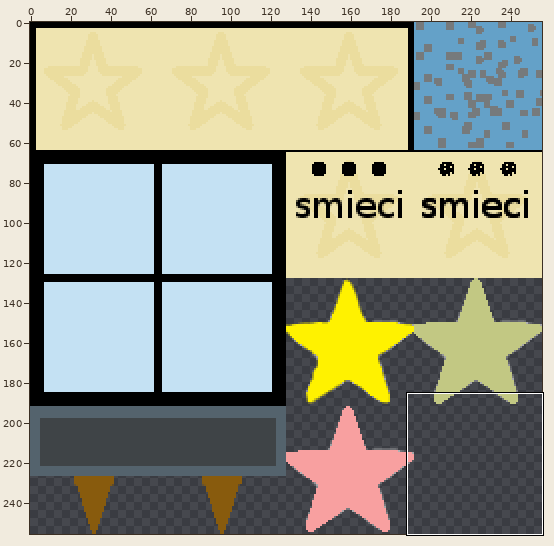
Two states of a sprite sheet, deploy/assets/tileset.png. Above, an overview of the earlier version with the close-up marked.
Close-up. Before:
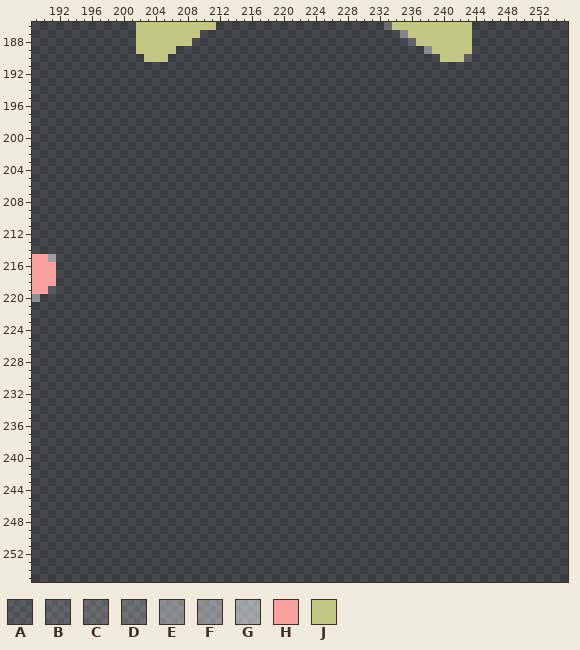
The file is 256x256 pixels. Pixels under 10% opacity are left out. Colours within 5 levels of each other are drawn and written as one. Shown: x 189..255, y 186..255.
Palette (. is transparent): A #ffffff1c  B #ffffff26  C #ffffff2f  D #ffffff36  E #ffffff5f  F #ffffff65  G #ffffff81  H #f8a0a0  J #c2c883
Pixels before (only the part around the change), first column x 189:
186 .............JJJJJJJJJJ.....................CJJJJJJJJJJ............
187 .............JJJJJJJJ.........................EJJJJJJJJ............
188 .............JJJJJJJ...........................DJJJJJJJ............
189 .............JJJJJ...............................EJJJJJ............
190 ..............JJJ..................................JJJA............
191 ...................................................................
192 ...................................................................
193 ...................................................................
194 ...................................................................
195 ...................................................................
196 ...................................................................
197 ...................................................................
198 ...................................................................
199 ...................................................................
200 ...................................................................
201 ...................................................................
202 ...................................................................
203 ...................................................................
204 ...................................................................
205 ...................................................................
206 ...................................................................
207 ...................................................................
208 ...................................................................
209 ...................................................................
210 ...................................................................
211 ...................................................................
212 ...................................................................
213 ...................................................................
214 ...................................................................
215 HHG................................................................
216 HHH................................................................
217 HHH................................................................
218 HHH................................................................
219 HHB................................................................
220 F..................................................................
221 ...................................................................
222 ...................................................................
223 ...................................................................
224 ...................................................................
225 ...................................................................
226 ...................................................................
227 ...................................................................
228 ...................................................................
229 ...................................................................
230 ...................................................................
231 ...................................................................
232 ...................................................................
233 ...................................................................
234 ...................................................................
235 ...................................................................
236 ...................................................................
237 ...................................................................
238 ...................................................................
239 ...................................................................
240 ...................................................................
241 ...................................................................
242 ...................................................................
243 ...................................................................
244 ...................................................................
245 ...................................................................
246 ...................................................................
247 ...................................................................
248 ...................................................................
249 ...................................................................
250 ...................................................................
251 ...................................................................
252 ...................................................................
253 ...................................................................
254 ...................................................................
255 ...................................................................
And afterwards:
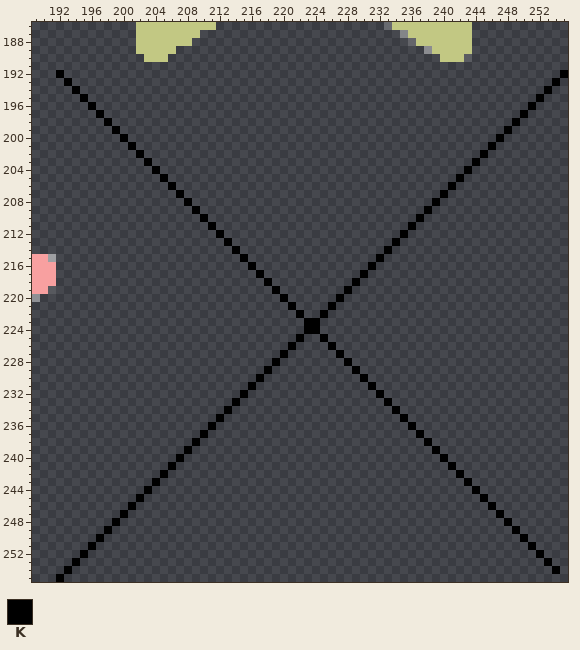
Colours new in this view: K #000000
The exact change:
Changed rows in their new state; - is an unchanged pixel.
first column x 192:
192 K--------------------------------------------------------------K
193 -K------------------------------------------------------------K-
194 --K----------------------------------------------------------K--
195 ---K--------------------------------------------------------K---
196 ----K------------------------------------------------------K----
197 -----K----------------------------------------------------K-----
198 ------K--------------------------------------------------K------
199 -------K------------------------------------------------K-------
200 --------K----------------------------------------------K--------
201 ---------K--------------------------------------------K---------
202 ----------K------------------------------------------K----------
203 -----------K----------------------------------------K-----------
204 ------------K--------------------------------------K------------
205 -------------K------------------------------------K-------------
206 --------------K----------------------------------K--------------
207 ---------------K--------------------------------K---------------
208 ----------------K------------------------------K----------------
209 -----------------K----------------------------K-----------------
210 ------------------K--------------------------K------------------
211 -------------------K------------------------K-------------------
212 --------------------K----------------------K--------------------
213 ---------------------K--------------------K---------------------
214 ----------------------K------------------K----------------------
215 -----------------------K----------------K-----------------------
216 ------------------------K--------------K------------------------
217 -------------------------K------------K-------------------------
218 --------------------------K----------K--------------------------
219 ---------------------------K--------K---------------------------
220 ----------------------------K------K----------------------------
221 -----------------------------K----K-----------------------------
222 ------------------------------K--K------------------------------
223 -------------------------------KK-------------------------------
224 -------------------------------KK-------------------------------
225 ------------------------------K--K------------------------------
226 -----------------------------K----K-----------------------------
227 ----------------------------K------K----------------------------
228 ---------------------------K--------K---------------------------
229 --------------------------K----------K--------------------------
230 -------------------------K------------K-------------------------
231 ------------------------K--------------K------------------------
232 -----------------------K----------------K-----------------------
233 ----------------------K------------------K----------------------
234 ---------------------K--------------------K---------------------
235 --------------------K----------------------K--------------------
236 -------------------K------------------------K-------------------
237 ------------------K--------------------------K------------------
238 -----------------K----------------------------K-----------------
239 ----------------K------------------------------K----------------
240 ---------------K--------------------------------K---------------
241 --------------K----------------------------------K--------------
242 -------------K------------------------------------K-------------
243 ------------K--------------------------------------K------------
244 -----------K----------------------------------------K-----------
245 ----------K------------------------------------------K----------
246 ---------K--------------------------------------------K---------
247 --------K----------------------------------------------K--------
248 -------K------------------------------------------------K-------
249 ------K--------------------------------------------------K------
250 -----K----------------------------------------------------K-----
251 ----K------------------------------------------------------K----
252 ---K--------------------------------------------------------K---
253 --K----------------------------------------------------------K--
254 -K------------------------------------------------------------K-
255 K---------------------------------------------------------------
Pixel boxes of the changes (left, top, right, bottom) in both close-ups:
added: (56, 70, 568, 582)
